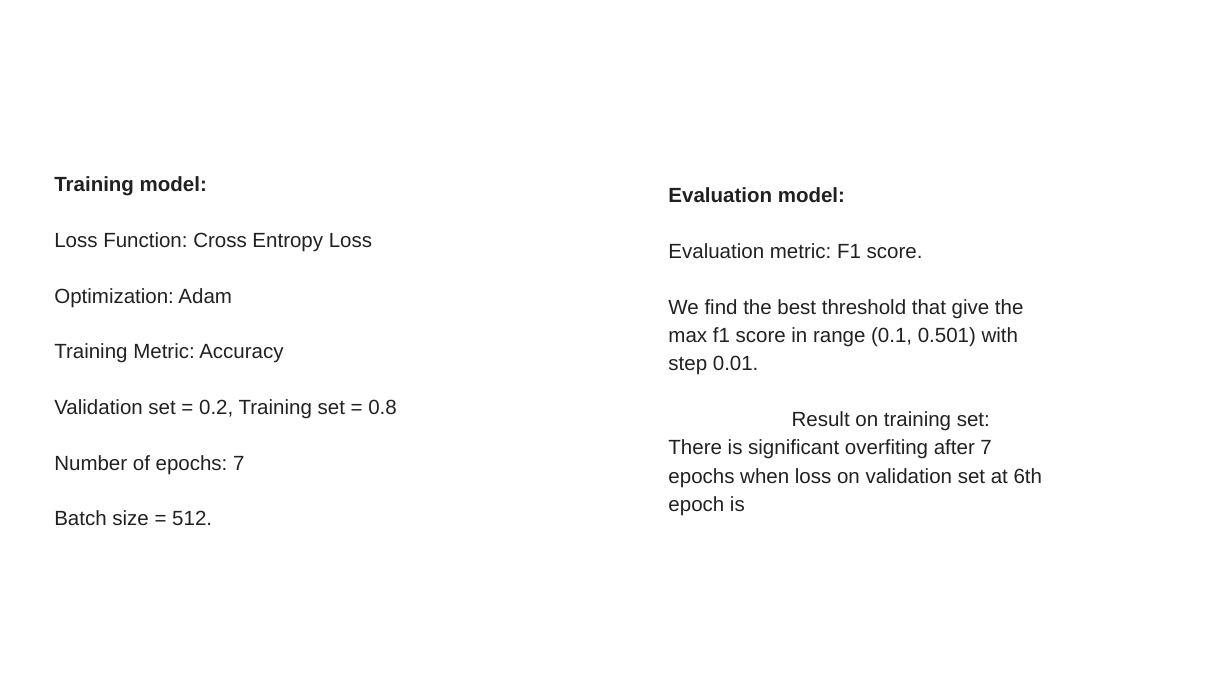
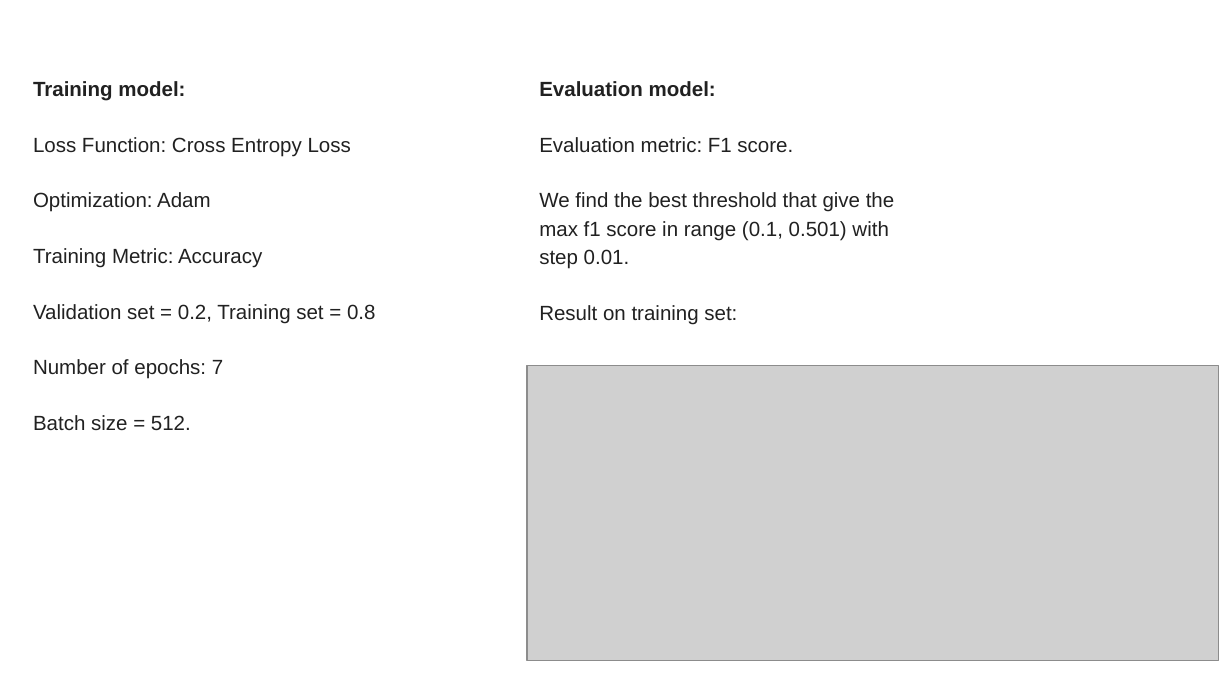
Before and after one commit to longcld/Final-Project---VEF-Academy, a slide deck: slide 9 of VEF ACADEMY - FINAL PROJECT.pptx. Drawn at 1232x693 pixels with LibreOffice and Linux fonts; fonts in the diff are those of the drawing; grey boxes stand for pictures. Boxes give left, top, right and bottom in pixels: in the first picture for what was removed or moved away, otherwise in the second. Text is boxed around its words. In the diff, an @@ line names an element or a change of style, - is before the commit and + after.

```diff
--- a/VEF ACADEMY - FINAL PROJECT.pptx
+++ b/VEF ACADEMY - FINAL PROJECT.pptx
@@ text "Training model:": place and size @@
-text "Training model:" at (54,176,396,525)
+text "Training model:" at (33,81,375,431)
@@ text "Evaluation model:": place and size @@
-text "Evaluation model:" at (668,187,1042,516)
+text "Evaluation model:" at (539,81,894,325)
@@ text at (539,305,737,325): text changed @@
-Result on training set: There is significant overfiting after 7 epochs when loss on validation set at 6th epoch is
+Result on training set:
@@ picture added at (527,366,1218,660) @@
```
Also in this commit, not shown: 1 slide added, 3 other files.
